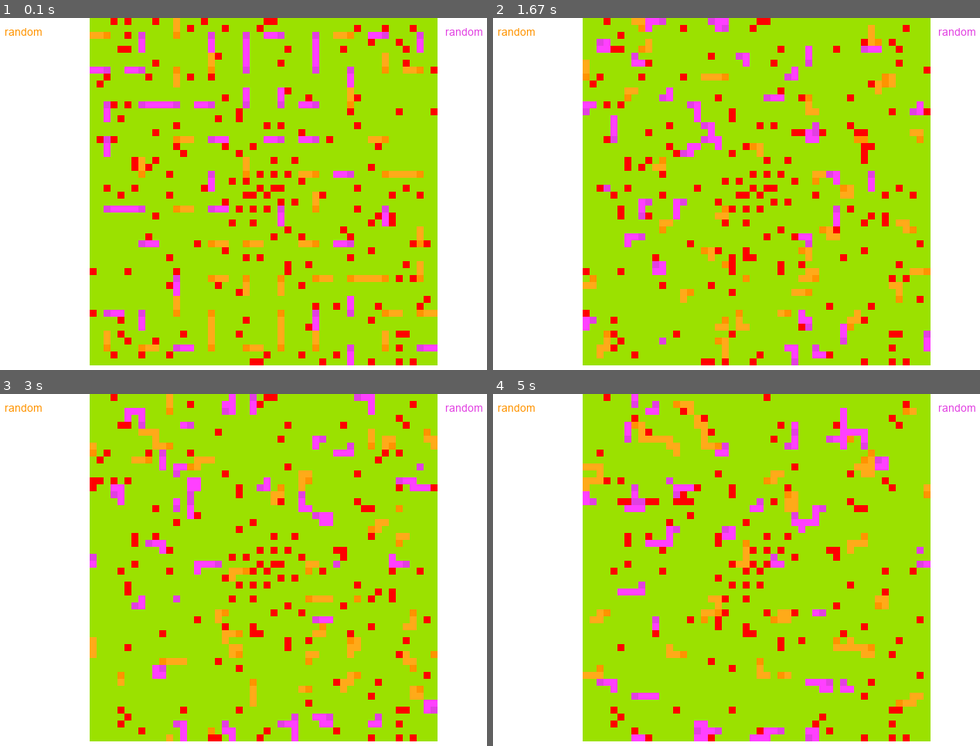
Above: before the commit, frames 1-4 (two rows, left to right).
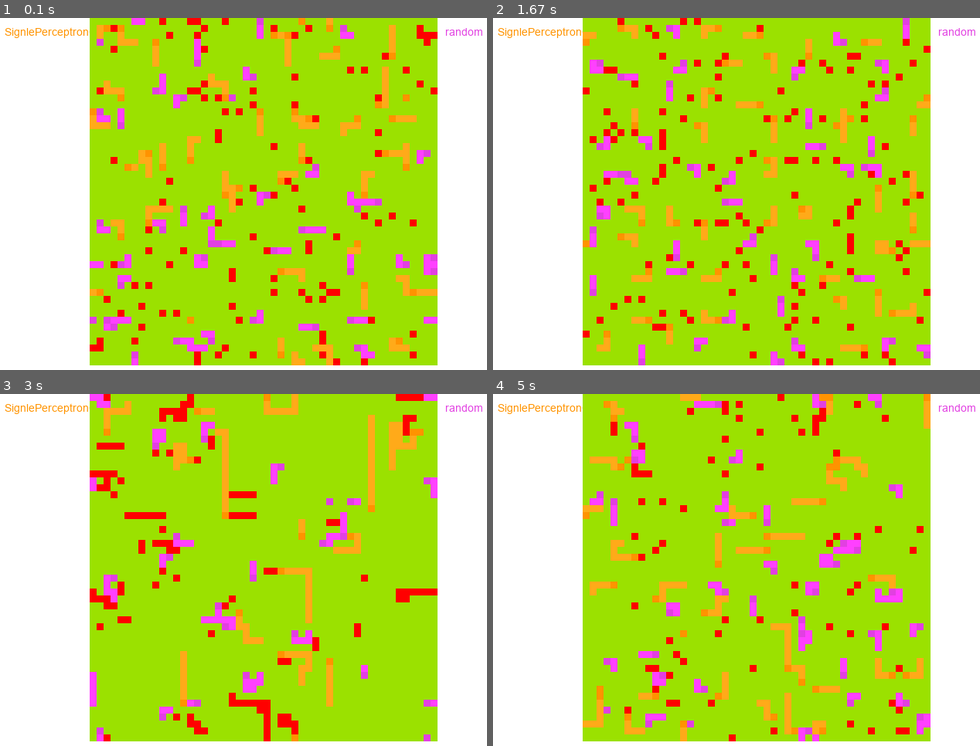
Above: after the commit, the same moments.

Repository: BrooklynT101/snakes-on-a-grid
Game: pygame game, started from settings.py
The game is run twice, just before and just after one commit, with the same random seed, the same clock (stepped at 60 frames per second) and the same inputs.
Inputs:
- Up to frame 1 (0.1 s): no input
- Up to frame 2 (1.67 s): no input
- Up to frame 3 (3 s): no input
- Up to frame 4 (5 s): no input

The runs differ from the first frame. In frame 1, 21% of the frame differs, in the area x 0-90%, y 0-99%; in frame 2, 20%; in frame 3, 18%; in frame 4, 19%.

Commit message:
Added a "Hungry" Snake:
- replaced placeholder "move only forward" logic with one that has snakes search for food and move towards the closest using manhatten distance
- at this stage no evolution, simply has snakes desperate for food, ignoring self preservation and friendly snakes
- this was more a proof of concept and setting groundwork for more work
- might use against my real agent to test rather than the random

notes: resulted in very cannibalistic snakes

Diff:
--- /dev/null
+++ b/fitness_history.csv
@@ -0,0 +1,97 @@
+0,3.33525
+1,3.3745000000000003
+2,3.853
+3,2.995
+4,3.09925
+5,3.4295
+6,3.18575
+7,3.2652500000000004
+8,3.3775
+9,3.1919999999999997
+10,3.44625
+11,2.94575
+12,3.3345
+13,3.5114999999999994
+14,3.65275
+15,4.218999999999999
+16,3.157
+17,3.626
+18,3.2005000000000003
+19,3.8379999999999996
+20,3.6137499999999996
+21,3.908
+22,3.1375
+23,3.073
+24,3.2715000000000005
+25,3.372
+26,2.8295000000000003
+27,3.5615
+28,3.37275
+29,3.5572500000000007
+30,3.9722500000000003
+31,3.6122500000000004
+32,3.342
+33,3.18225
+34,3.6385000000000005
+35,3.4739999999999993
+36,3.55775
+37,3.9525000000000006
+38,3.5402500000000003
+39,3.9677499999999997
+40,3.5465000000000004
+41,3.2667500000000005
+42,4.008
+43,3.09975
+44,3.5797499999999998
+45,3.778
+46,3.3555
+47,3.4462500000000005
+48,3.664
+49,3.3905000000000003
+50,3.3567500000000003
+51,3.4177500000000003
+52,3.3862499999999995
+53,3.7024999999999997
+54,3.593
+55,2.86575
+56,3.1379999999999995
+57,3.3832500000000003
+58,3.444
+59,3.4877499999999997
+60,2.9437499999999996
+61,3.822
+62,3.9262500000000005
+63,3.30775
+64,4.7844999999999995
+65,3.1452499999999994
+66,3.6590000000000003
+67,3.55075
+68,3.7317499999999995
+69,3.281
+70,3.5612500000000002
+71,4.131749999999999
+72,3.77725
+73,3.0967499999999997
+74,3.3534999999999995
+75,3.19525
+76,2.85125
+77,3.36325
+78,4.28625
+79,3.7689999999999997
+80,3.47525
+81,4.013
+82,3.2872500000000002
+83,3.0405
+84,3.37375
+85,3.1407499999999997
+86,3.8865000000000003
+87,3.61875
+88,3.85075
+89,3.6590000000000003
+90,3.2424999999999997
+91,3.3345
+92,3.7432500000000006
+93,3.087
+94,2.90475
+95,3.28775
+0,2.9025
--- a/my_agent.py
+++ b/my_agent.py
@@ -1,45 +1,133 @@
-__author__ = "<your name>"
-__organization__ = "COSC343/AIML402, University of Otago"
-__email__ = "<your e-mail>"
+__author__ = "Brooklyn Taylor"
+__organization__ = "COSC343, University of Otago"
+__email__ = "taybr713@student.otago.ac.nz"
 
 import numpy as np
-
-agentName = "<my_agent>"
+from typing import List
+from datetime import datetime
+
+agentName = "SignlePerceptronGA"
 trainingSchedule = [("self", 1), ("random", 1)]
-
-# This is the class for your snake/agent
+# trainingSchedule = [("random", 200)]
+FORWARD = 0
+LEFT = -1
+RIGHT = 1
+FOOD = -0.5
+EMPTY = 0.0
+
+# -----------------------------------------------------------------------------
+# GA configuration (these values were suggested by CGPT to start with, will be adjusted later)
+# -----------------------------------------------------------------------------
+ELITISM_COUNT = 2               # Number of top snakes copied straight to next gen
+TOURNAMENT_SIZE = 3             # We pick the best of this many snakes during selection
+CROSSOVER_PROBABILITY = 0.7     # Chance we perform crossover; otherwise copy a parent
+MUTATION_PROBABILITY = 0.05     # Chance that each gene will be mutated
+MUTATION_STANDARD_DEVIATION = 0.10  # Size of the random nudge during mutation
+WEIGHT_CLIP_LIMIT = 3.0         # Keep weights within a safe range after mutation
+
+# This is to track average fitness across generations so I can plot it later
+fitness_history_csv_filename = "fitness_history.csv"
+_average_fitness_per_generation: List[float] = []
+
+# -----------------------------------------------------------------------------
+# Snake class
+# -----------------------------------------------------------------------------
 class Snake:
 
     def __init__(self, nPercepts, actions):
-        '''
-         You should initialise self.chromosome member variable here (whatever you choose it
-         to be - a list/vector/matrix of numbers - and initialise it with some random
-         values)
-        '''
-
+        # The engine will pass:
+        #   number_of_percepts = 49 (7x7 grid flattened)
+        #   actions = [-1, 0, 1]
         self.nPercepts = nPercepts
         self.actions = actions
 
-
+        # Define the small network shape explicitly for slef clarity
+        self.number_of_inputs = 49               # 7x7 percepts flattened
+        self.number_of_outputs = 3               # left, forward, right
+        self.number_of_weights = self.number_of_inputs * self.number_of_outputs  # 49*3 = 147
+        self.number_of_biases = self.number_of_outputs                           # 3
+        self.chromosome_length = self.number_of_weights + self.number_of_biases  # 150
+
+       # Create a random chromosome for initial behaviour (untrained) small random values to avoid extreme outputs at the start.
+       # TODO: look into gaussian mutation
+        self.chromosome = np.random.uniform(
+            low=-0.5,
+            high=0.5,
+            size=self.chromosome_length
+        ).astype(np.float32)
+
+    # -------------------------------------------------------------------------
+    # Helper to choose a local action toward the nearest food
+    # -------------------------------------------------------------------------
+    def _choose_action_towards_food(self, percepts_7x7: np.ndarray) -> int:
+        """
+        Very simple rule:
+          - Find the nearest food cell (value == -0.5) in the 7x7 view.
+          - The view is aligned to the snake's heading:
+              forward = one row UP (toward smaller row index),
+              left    = one column LEFT (toward smaller column index),
+              right   = one column RIGHT (toward larger column index).
+          - We return -1 for left, 0 for forward, 1 for right.
+
+        If there is no food in view, we simply go forward (0).
+        """
+        # Head is at the center of the 7x7 grid
+        head_row = 3
+        head_col = 3
+
+        # Find all coordinates where there is food (-0.5)
+        food_positions = np.argwhere(percepts_7x7 == -0.5)
+
+        if food_positions.size == 0:
+            # No food seen in the local 7x7 view: just keep moving forward
+            return FORWARD
+
+        # Pick the nearest food by Manhattan distance in the local percept grid
+        distances = []
+        for (r, c) in food_positions:
+            distance = abs(r - head_row) + abs(c - head_col)
+            distances.append(distance)
+        nearest_index = int(np.argmin(distances))
+        target_row, target_col = food_positions[nearest_index]
+
+        # Decide which immediate turn best reduces the distance.
+        # Priority:
+        # 1) If the target is clearly to our left/right (bigger horizontal gap), turn that way.
+        # 2) Otherwise, if the target is ahead (smaller row index), go forward.
+        # 3) If the target is behind or same row, we still go forward (no backward option).
+        row_diff = target_row - head_row  # negative means ahead (up)
+        col_diff = target_col - head_col  # negative means to the left, positive to the right
+
+        if abs(col_diff) > abs(row_diff):
+            # Move horizontally toward the food
+            if col_diff < 0:
+                return LEFT  # -1 (turn left)
+            elif col_diff > 0:
+                return RIGHT  #  1 (turn right)
+            else:
+                # same column, fall back to forward decision below
+                pass
+
+        # Prefer going forward when target is ahead (row_diff < 0)
+        if row_diff < 0:
+            return FORWARD  # 0 (forward)
+
+        # If food is behind or same row, we cannot go backward; keep going forward.
+        return FORWARD  # 0 (forward)
 
     def AgentFunction(self, percepts):
         '''
-         You should implement a neural network-based model here that translates from 'percepts'
-         to 'actions' with the weights and biases coming from 'self.chromosome', and the
-         inputs to the network coming from the 'percepts' variable.
-
-         Percepts are a 7x7 Numpy Matrix.
-
-         The return value must be an integer, a choice of one of possible actions
-         from [-1,0,1] corresponding to turning left, moving forward, and turning right.
-
-         .
-         .
-         .
-        '''
-
-        index = 1 # Current code always chose the action to move forward
-        return self.actions[index]
+        Replaced the placeholder with a very simple "go toward food" rule.
+
+        - Percepts are a 7x7 Numpy array aligned to the snakes heading.
+        - We look for food cells (value == -0.5) and choose an immediate action
+          that reduces the distance to the nearest food:
+            * -1 = turn left
+            *  0 = forward
+            *  1 = turn right
+        - If no food is visible, we keep moving forward.
+        '''
+        return self._choose_action_towards_food(percepts)
 
 def evalFitness(population):
 
@@ -84,6 +172,24 @@
 
     return fitness
 
+# -----------------------------------------------------------------------------
+# Genetic Algorithm functions
+# -----------------------------------------------------------------------------
+
+# Helper function to log average fitness - saving to a CSV file
+def saveFitnessHistory(avg_fitness):
+        '''
+        Save the average fitness of the generation to a CSV file for later analysis.
+        '''
+        _average_fitness_per_generation.append(avg_fitness)
+        try:
+            with open(fitness_history_csv_filename, "a", encoding="utf-8") as file_handle:
+                # Store "generation_index,average_fitness"
+                generation_index = len(_average_fitness_per_generation) - 1
+                file_handle.write(f"{generation_index},{avg_fitness}\n")
+        except Exception:
+            # If logging fails (e.g., no write permission), we just continue
+            pass
 
 def newGeneration(old_population):
 
@@ -124,5 +230,5 @@
 
     # At the end you need to compute the average fitness and return it along with your new population
     avg_fitness = np.mean(fitness)
-
+    saveFitnessHistory(avg_fitness)
     return (new_population, avg_fitness)
--- a/settings.py
+++ b/settings.py
@@ -8,7 +8,7 @@
 game_settings = {
 
    #File implementing the agent playing as player 1
-   "player1": "random_agent.py",
+   "player1": "my_agent.py",
 
    # File implementing the agent playing as player 2
    "player2": "random_agent.py",
@@ -23,13 +23,13 @@
    "nTurns": 100,
 
    # Speed of visualisation ('slow','normal','fast')
-   "visSpeed": 'normal',
+   "visSpeed": 'fast',
 
    # Visualisation resolution
    "visResolution": (720, 480),
 
    # Set to True to save tournament games
-   "saveTournamentGames": False,
+   "saveTournamentGames": True,
 
    "seed": 0   # seed for game choices, None for random seed
 }
Not shown, changed: .gitignore
